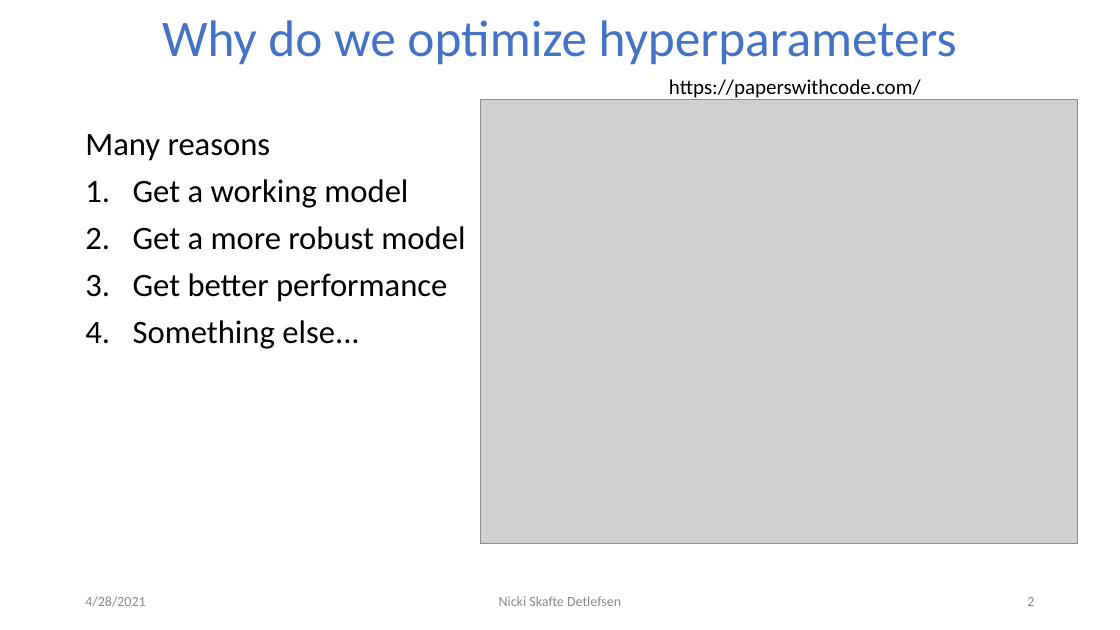
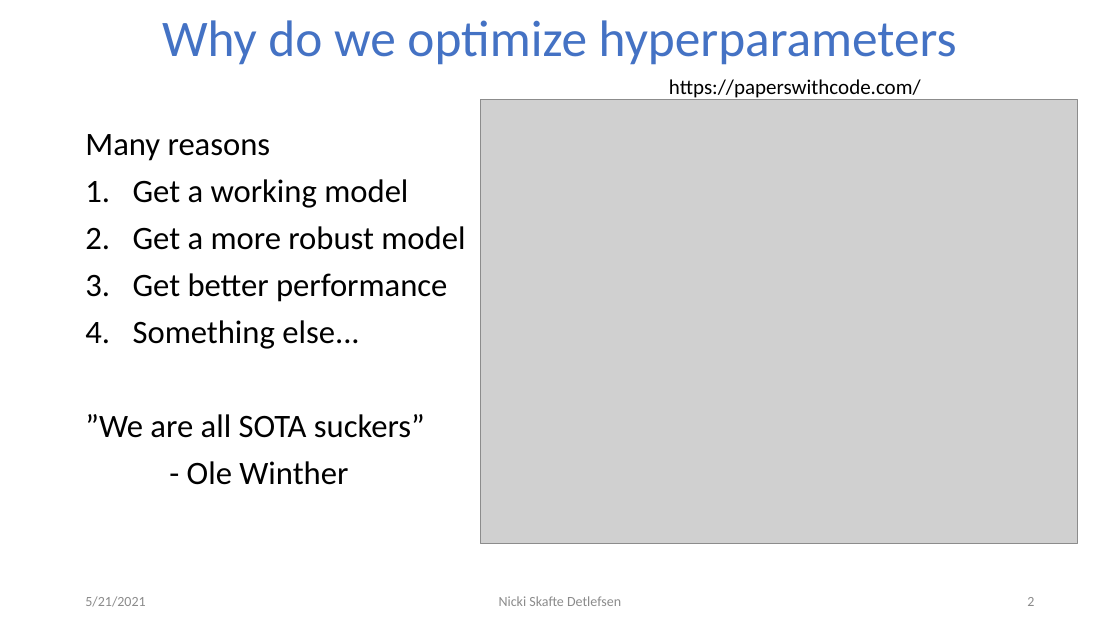
Before and after one commit to DeepEasterbunny/dtu_mlops, a slide deck: slide 2 of 09_crossvalidation_at_scale/Hyperparameters.pptx. Drawn at 1120x630 pixels with LibreOffice and Linux fonts; fonts in the diff are those of the drawing; grey boxes stand for pictures; background and template pictures are left out. Boxes give left, top, right and bottom in pixels: in the first picture for what was removed or moved away, otherwise in the second. Text is boxed around its words. In the diff, an @@ line names an element or a change of style, - is before the commit and + after.

Commit message:
hyperparameters

```diff
--- a/09_crossvalidation_at_scale/Hyperparameters.pptx
+++ b/09_crossvalidation_at_scale/Hyperparameters.pptx
@@ text at [85, 414, 425, 485]: paragraphs added @@
+”We are all SOTA suckers”
+- Ole Winther
@@ text at [85, 596, 145, 607]: text changed @@
-4/28/2021
+5/21/2021
```
Also in this commit, not shown: 6 other slides changed, 7 slides added, 2 other files.
